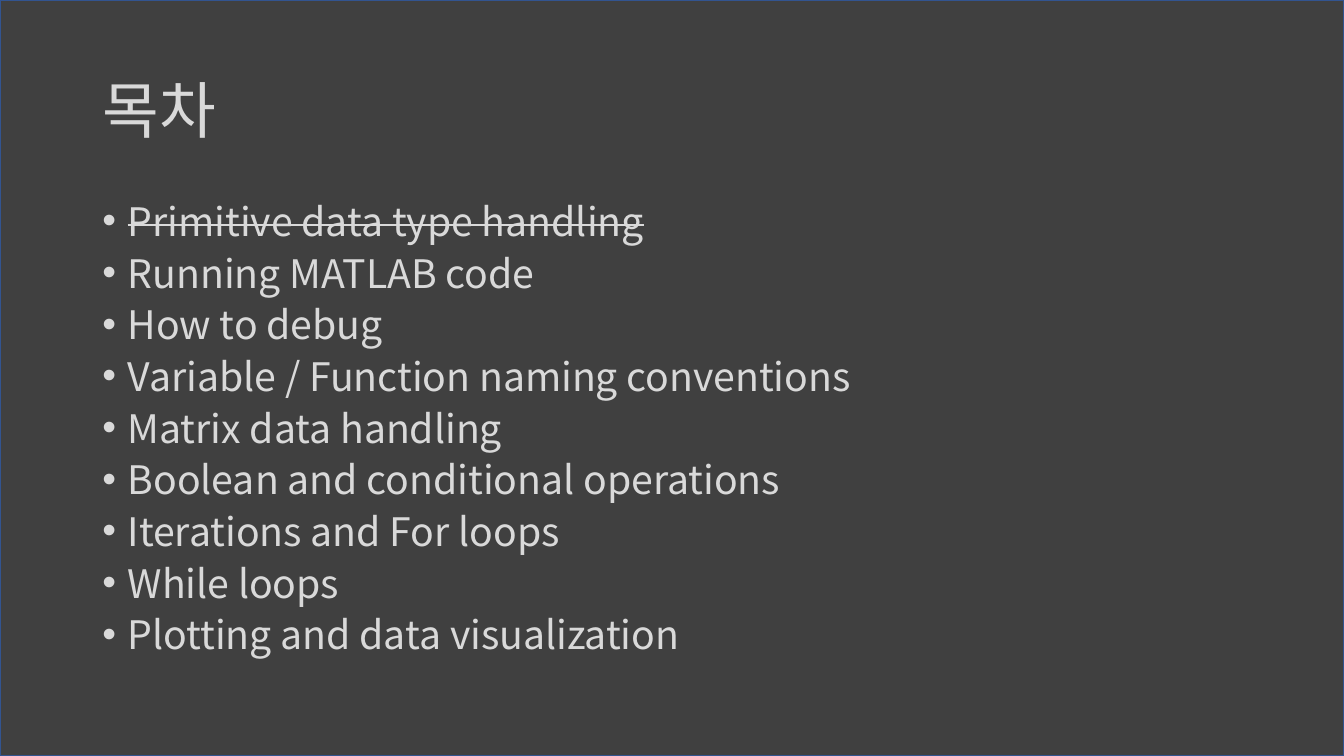
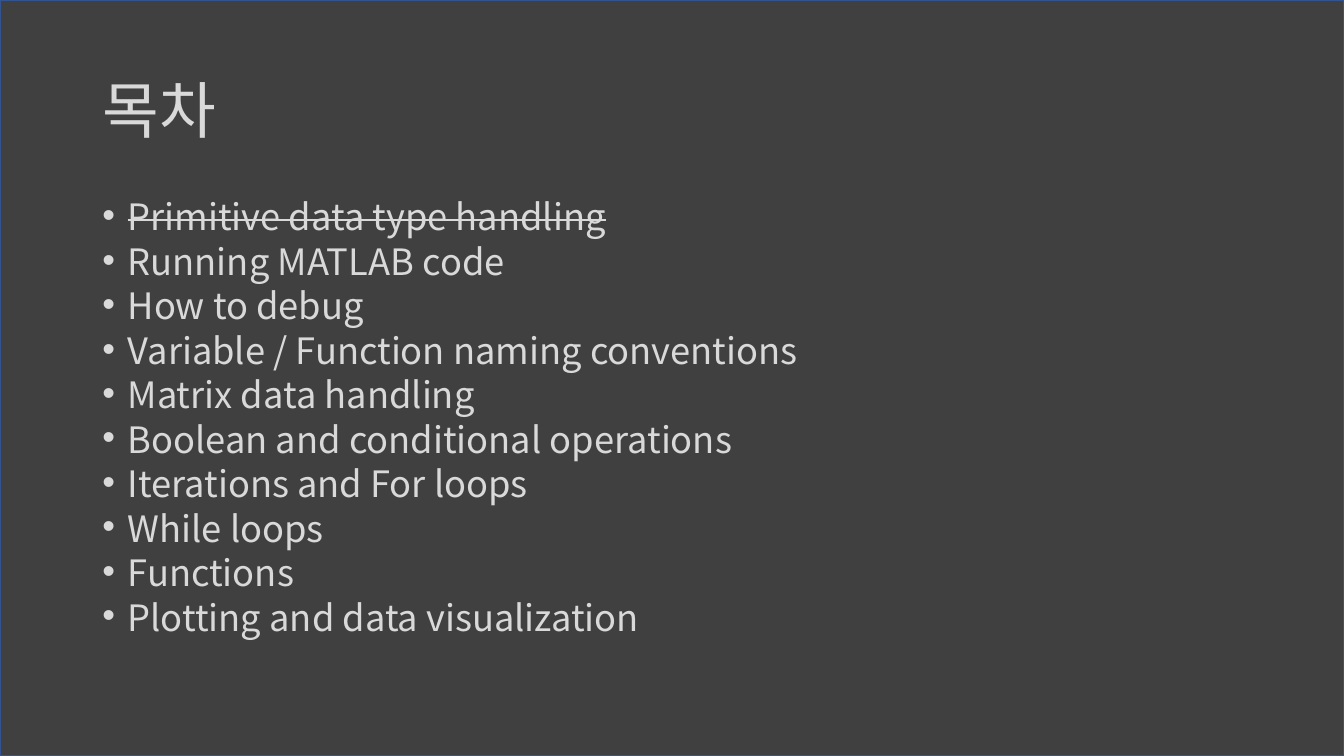
Before and after one commit to changh95/teach_MATLAB_and_CPP, a slide deck: slide 2 of Lesson3/Lesson3.pptx. Drawn at 1344x756 pixels with LibreOffice and Linux fonts; fonts in the diff are those of the drawing. Boxes give left, top, right and bottom in pixels: in the first picture for what was removed or moved away, otherwise in the second. Text is boxed around its words. In the diff, an @@ line names an element or a change of style, - is before the commit and + after.

Commit message:
added contents for user-defined MATLAB function

```diff
--- a/Lesson3/Lesson3.pptx
+++ b/Lesson3/Lesson3.pptx
@@ text at (128, 201, 797, 640): size 28 to 25.9 pt; line spacing 0.8 to 0.7 @@
@@ text at (128, 549, 294, 587): paragraph added @@
+• Functions
```
Also in this commit, not shown: 2 slides added, 3 other files.
